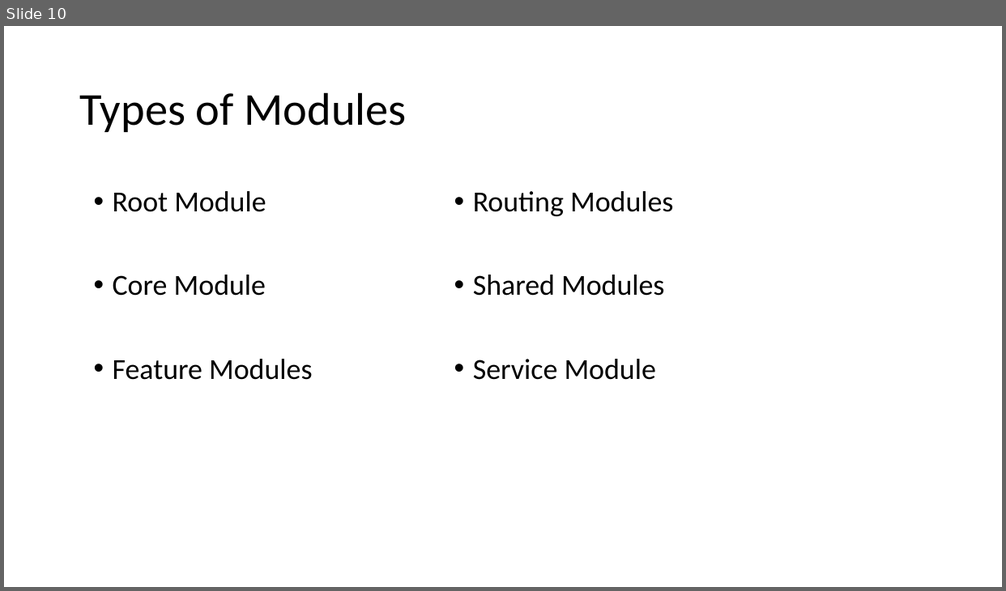
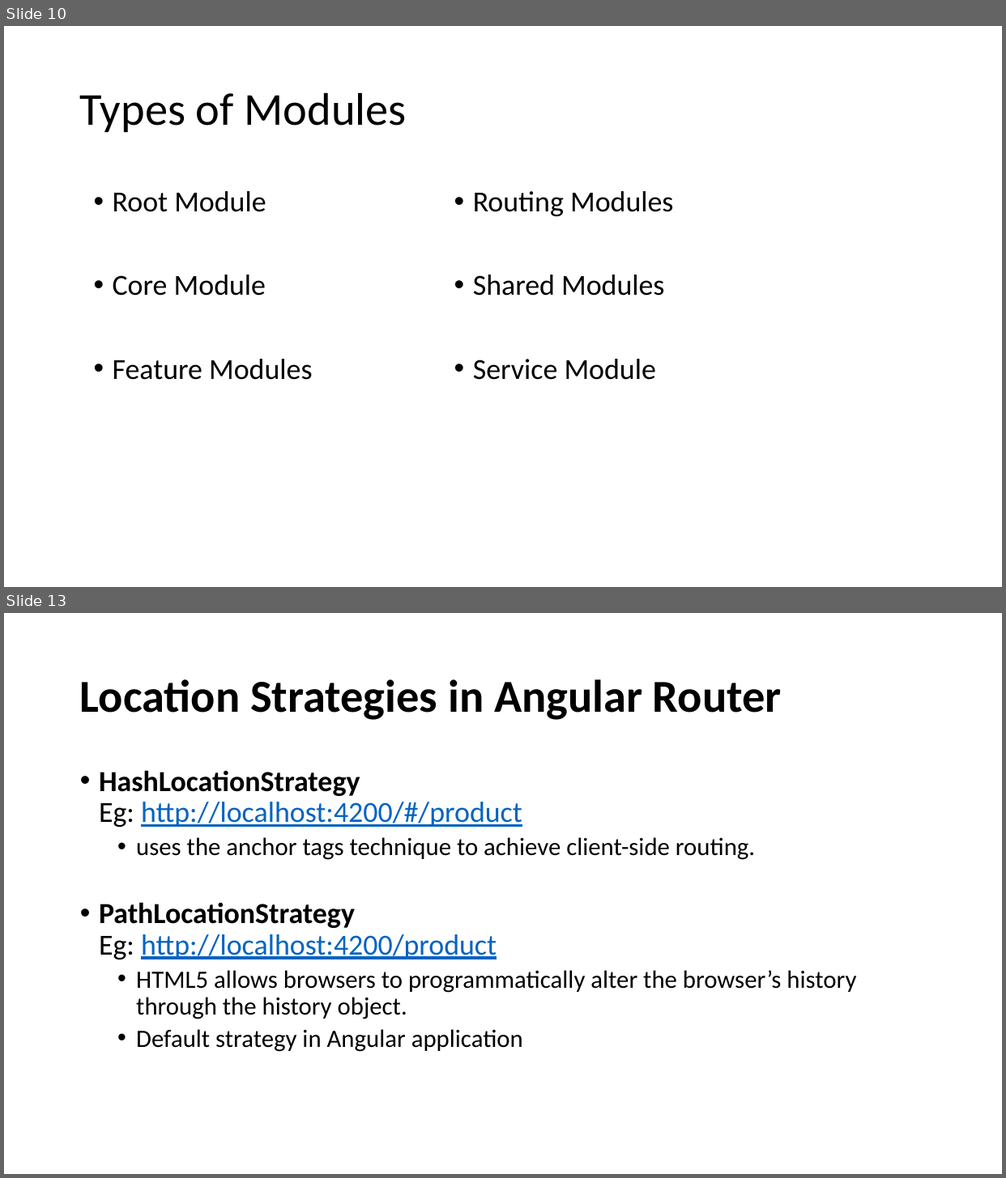
Before and after one commit to simhaabhijit/Angular-Training-Intermediate, a slide deck: Angular Intermediate Level Training PPT.pptx. Shown one above the other, each under a label of ours: slide 10 before the commit, slides 10 and 13 after it; the slides between them are not shown. The pictures are 1006x591 and 1006x1178 pixels, drawn with LibreOffice and Linux fonts; fonts in the diff are those of the drawing. Boxes give left, top, right and bottom in pixels: in the first picture for what was removed or moved away, otherwise in the second. Text is boxed around its words. In the diff, an @@ line names an element or a change of style, - is before the commit and + after.

```diff
--- a/Angular Intermediate Level Training PPT.pptx
+++ b/Angular Intermediate Level Training PPT.pptx
@@ slide 13 added at box(4, 613, 1002, 1174), background #FFFFFF @@
@@ title added at box(80, 679, 782, 720), 44 pt, text #000000, bold @@
+Location Strategies in Angular Router
@@ text added at box(99, 770, 856, 1052), 24 pt, text #000000 @@
+• HashLocationStrategy
+  Eg: http://localhost:4200/#/product
+  • uses the anchor tags technique to achieve client-side routing.
+• PathLocationStrategy
+  Eg: http://localhost:4200/product
+  • HTML5 allows browsers to programmatically alter the browser’s history through the history object.
+  • Default strategy in Angular application
```
Also in this commit, not shown: 2 other slides added, 1 slide removed, 4 other files.
